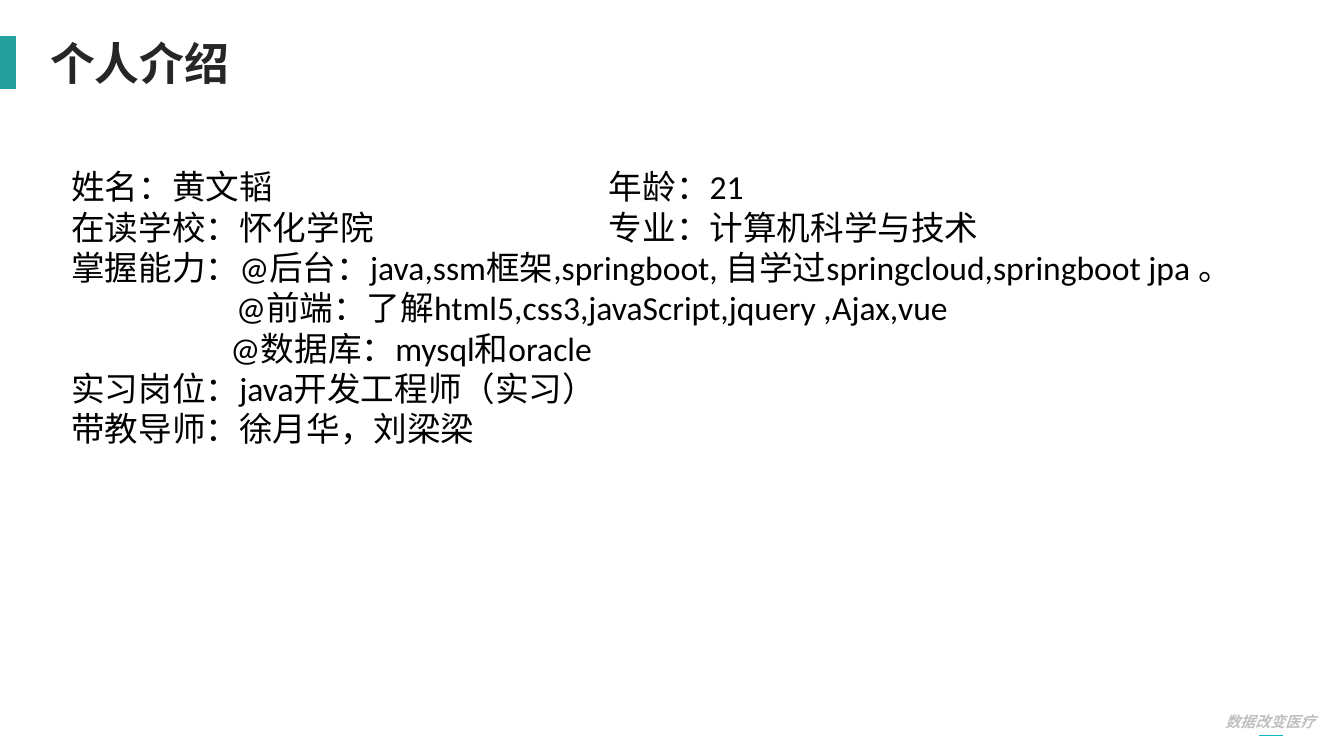
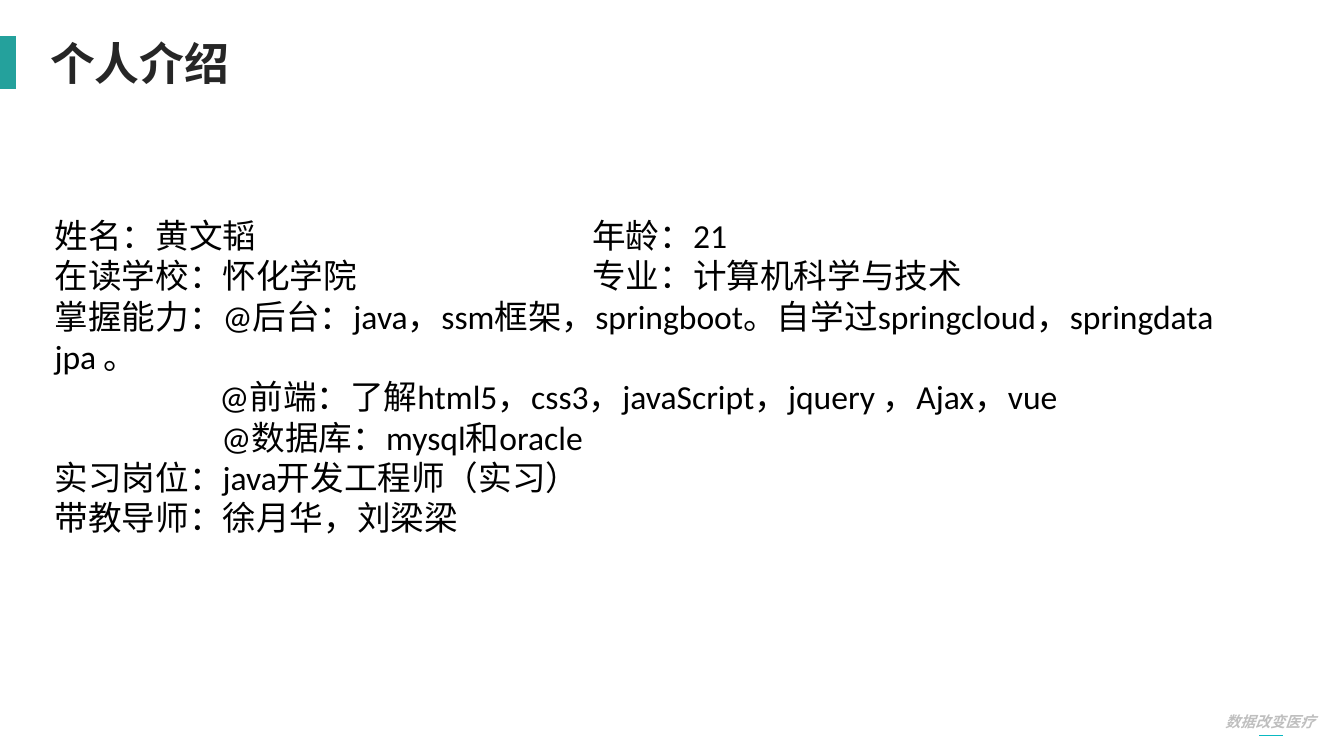
Before and after one commit to Aubwls/dabian, a slide deck: slide 4 of 实习答辩PPT模板-2020.pptx. Drawn at 1344x756 pixels with LibreOffice and Linux fonts; fonts in the diff are those of the drawing. Boxes give left, top, right and bottom in pixels: in the first picture for what was removed or moved away, otherwise in the second. Text is boxed around its words. In the diff, an @@ line names an element or a change of style, - is before the commit and + after.

```diff
--- a/实习答辩PPT模板-2020.pptx
+++ b/实习答辩PPT模板-2020.pptx
@@ text "姓名：黄文韬 年龄：21": place and size @@
-text "姓名：黄文韬 年龄：21" at (71, 170, 1232, 445)
+text "姓名：黄文韬 年龄：21" at (55, 219, 1214, 534)
@@ text at (55, 300, 1214, 415): text changed @@
-掌握能力：@后台：java,ssm框架,springboot, 自学过springcloud,springboot jpa 。
-@前端：了解html5,css3,javaScript,jquery ,Ajax,vue
+掌握能力：@后台：java，ssm框架，springboot。自学过springcloud，springdata jpa 。
+@前端：了解html5，css3，javaScript，jquery ，Ajax，vue
```
Also in this commit, not shown: 7 other slides changed, 2 slides added.
